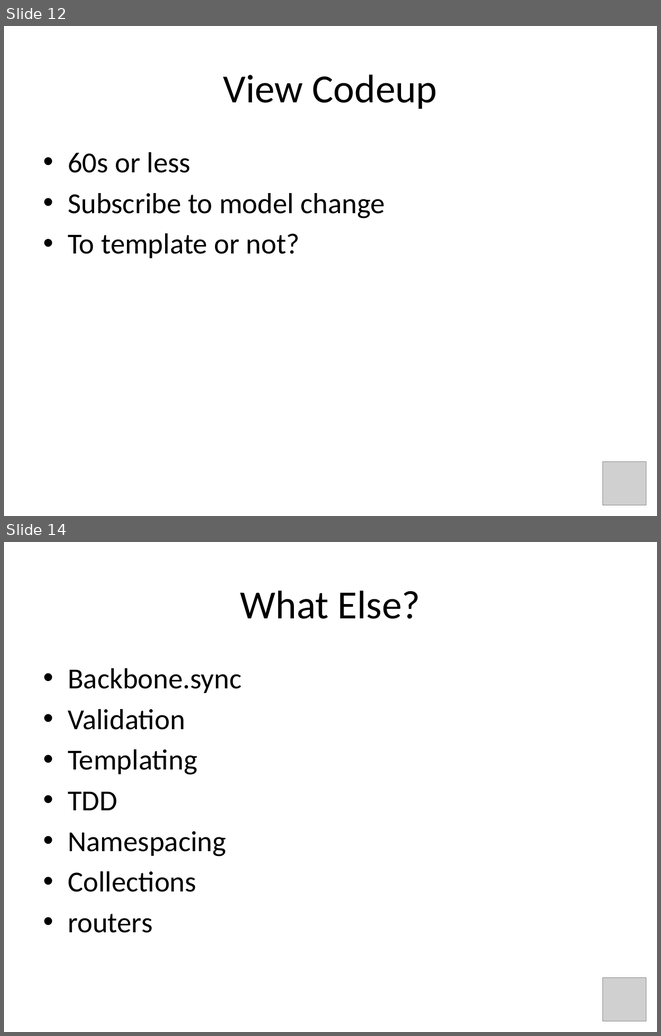
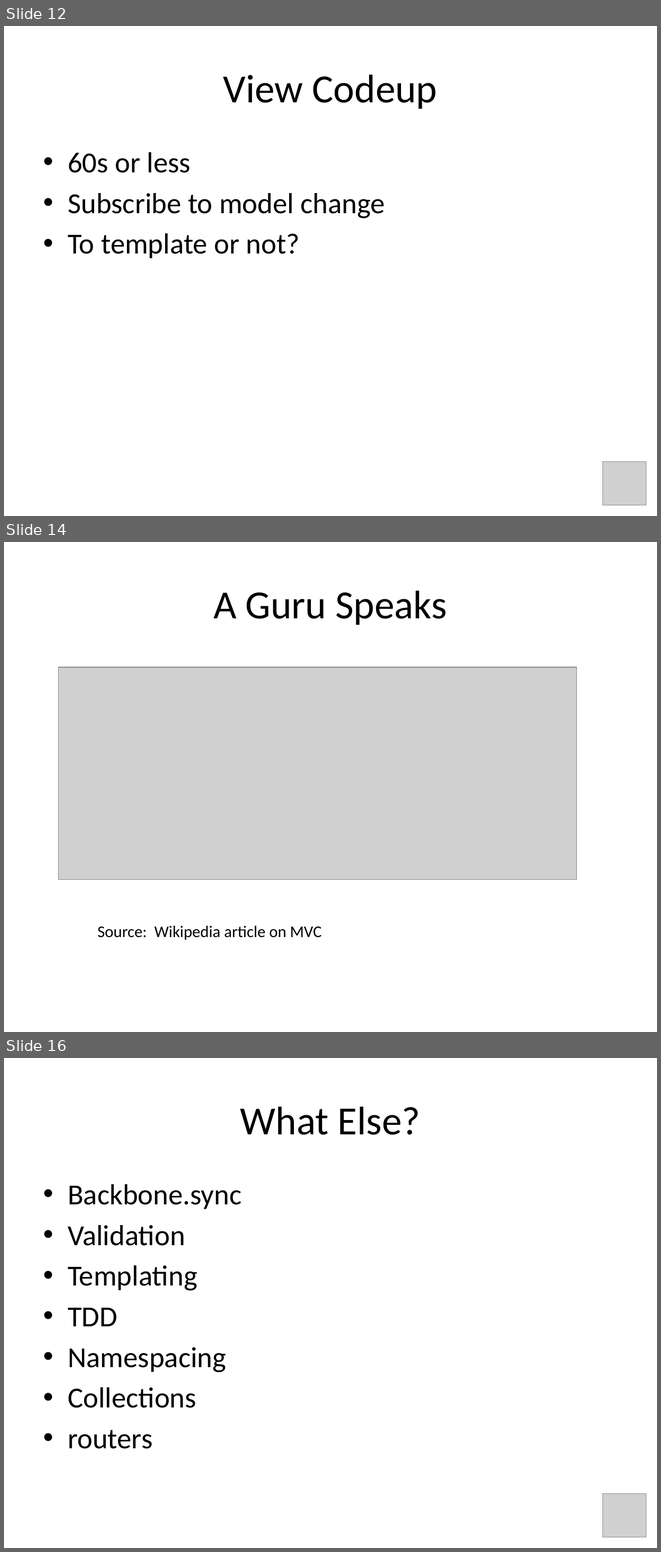
Before and after one commit to jkoynok/TechFest.BackBone, a slide deck: TechFest.Backbone/tf.backbone.pptx. Shown one above the other, each under a label of ours: slides 12 and 14 before the commit, slides 12, 14 and 16 after it; the slides between them are not shown. The pictures are 661x1036 and 661x1552 pixels, drawn with LibreOffice and Linux fonts; fonts in the diff are those of the drawing; grey boxes stand for pictures. Boxes give left, top, right and bottom in pixels: in the first picture for what was removed or moved away, otherwise in the second. Text is boxed around its words. In the diff, an @@ line names an element or a change of style, - is before the commit and + after.

```diff
--- a/TechFest.Backbone/tf.backbone.pptx
+++ b/TechFest.Backbone/tf.backbone.pptx
@@ slide 14 added at (x1=4, y1=542, x2=657, y2=1032), background #FFFFFF @@
@@ title added at (x1=213, y1=590, x2=447, y2=625), 44 pt, text #000000 @@
+A Guru Speaks
@@ picture added at (x1=58, y1=668, x2=576, y2=880) @@
@@ text added at (x1=97, y1=925, x2=322, y2=940), 18 pt, text #000000 @@
+Source: Wikipedia article on MVC
@@ what was slide 14 is now slide 16 @@
```
Also in this commit, not shown: 4 slides changed, 1 other slide added.
